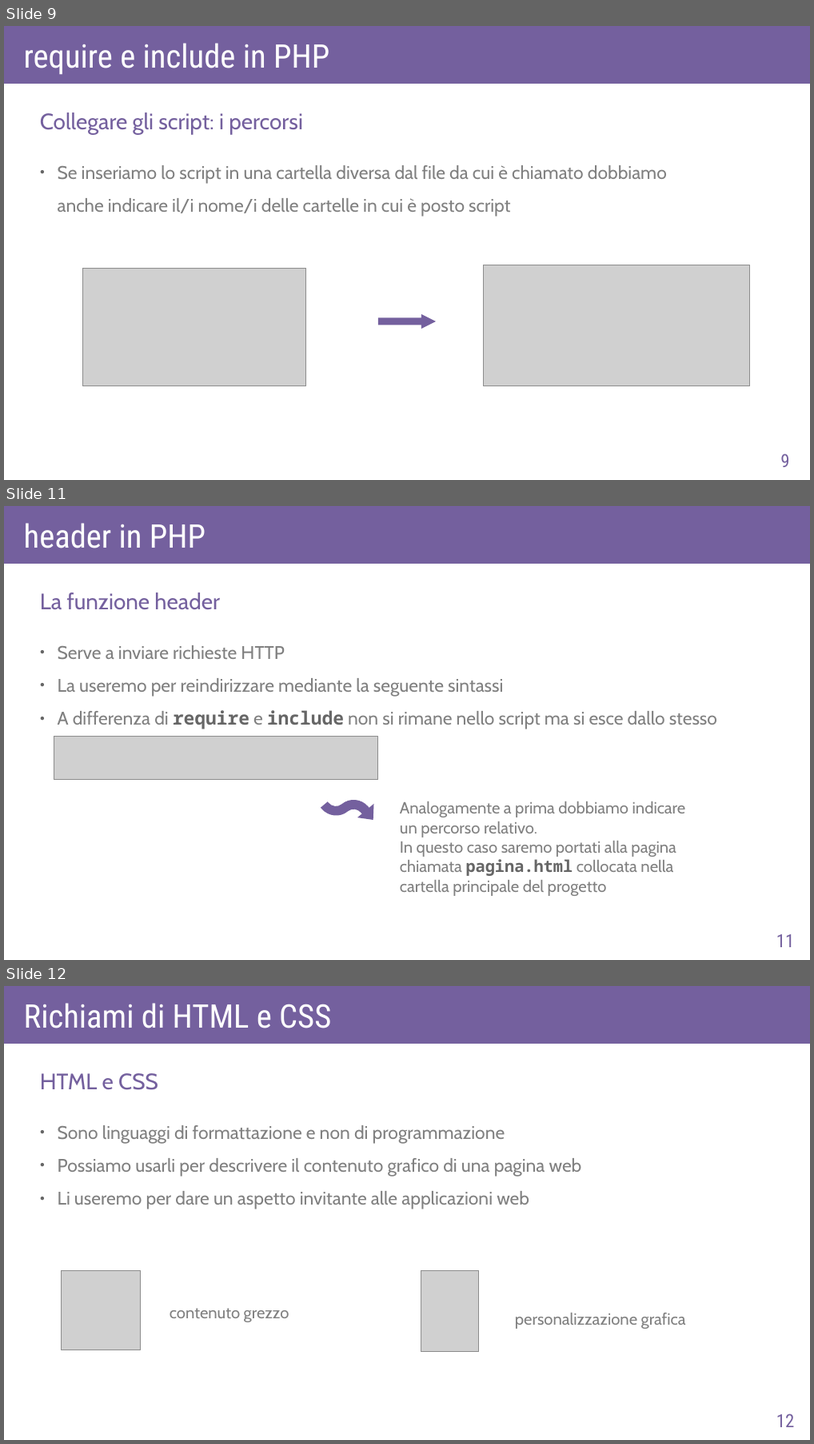
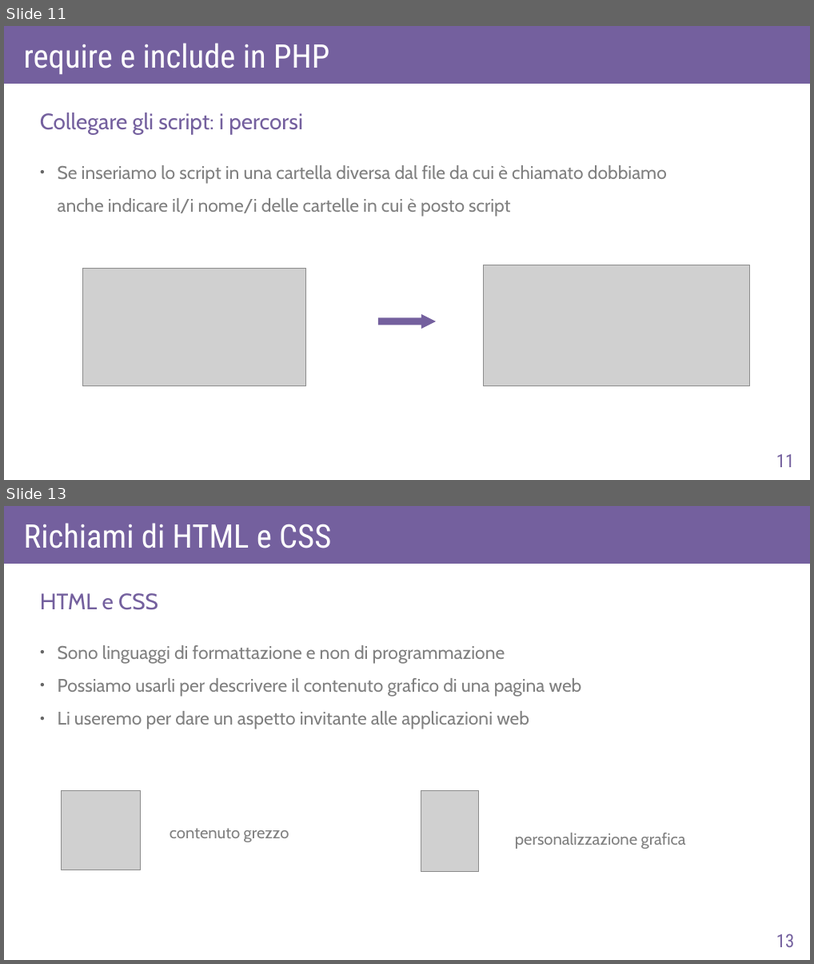
Before and after one commit to AlexF1789/corsoPHP, a slide deck: slide_odp/lez3.odp. Shown one above the other, each under a label of ours: slides 9, 11 and 12 before the commit, slides 11 and 13 after it; the slides between them are not shown. The pictures are 814x1444 and 814x964 pixels, drawn with LibreOffice and Linux fonts; fonts in the diff are those of the drawing; grey boxes stand for pictures. Boxes give left, top, right and bottom in pixels: in the first picture for what was removed or moved away, otherwise in the second. Text is boxed around its words. In the diff, an @@ line names an element or a change of style, - is before the commit and + after.

```diff
--- a/slide_odp/lez3.odp
+++ b/slide_odp/lez3.odp
@@ slide 11 removed at [4,506,810,960], background #FFFFFF @@
@@ rectangle removed at [4,506,810,564] @@
@@ text removed at [24,523,206,548] @@
-header in PHP
@@ text removed at [40,592,219,610] @@
-La funzione header
@@ text removed at [58,645,718,729] @@
-● Serve a inviare richieste HTTP
-● La useremo per reindirizzare mediante la seguente sintassi
-● A differenza di require e include non si rimane nello script ma si esce dallo stesso
@@ picture removed at [54,736,378,780] @@
@@ freeform shape removed at [321,780,382,840] @@
@@ text removed at [400,801,686,896] @@
-Analogamente a prima dobbiamo indicare un percorso relativo.
-In questo caso saremo portati alla pagina chiamata pagina.html collocata nella cartella principale del progetto
@@ page number removed at [777,934,795,947] @@
-11
@@ what was slide 9 is now slide 11 @@
@@ page number at [777,454,795,467]: text changed @@
-9
+11
@@ what was slide 12 is now slide 13 @@
@@ page number at [777,933,795,947]: text changed @@
-12
+13
```
Also in this commit, not shown: 2 slides changed, 3 slides added, 12 other files.
